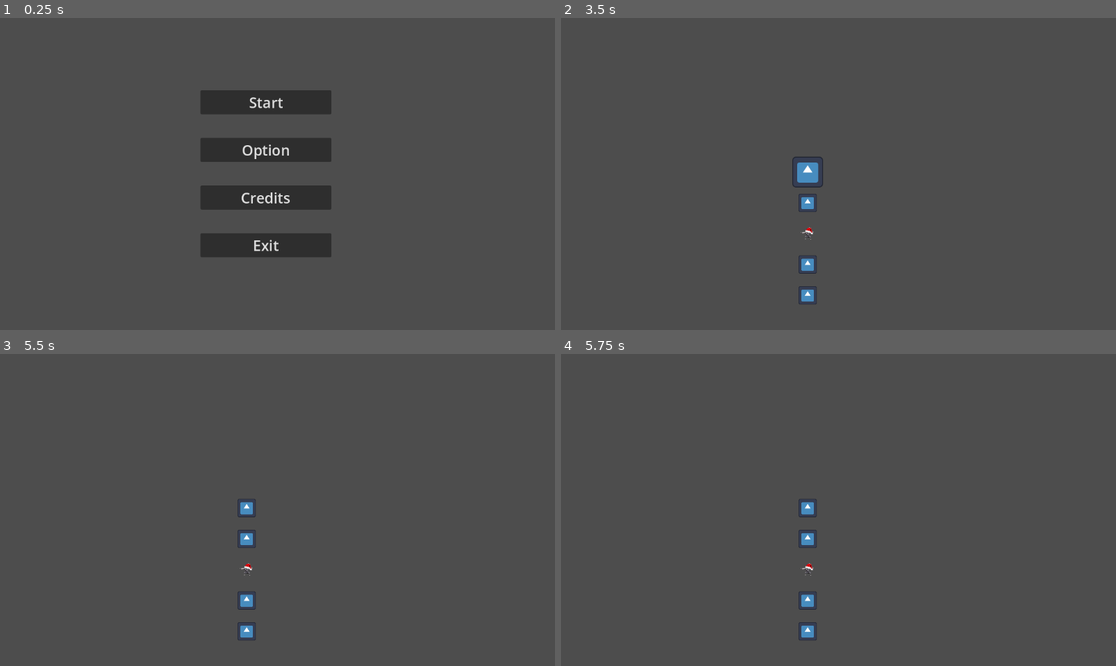
Above: before the commit, frames 1-4 (two rows, left to right).
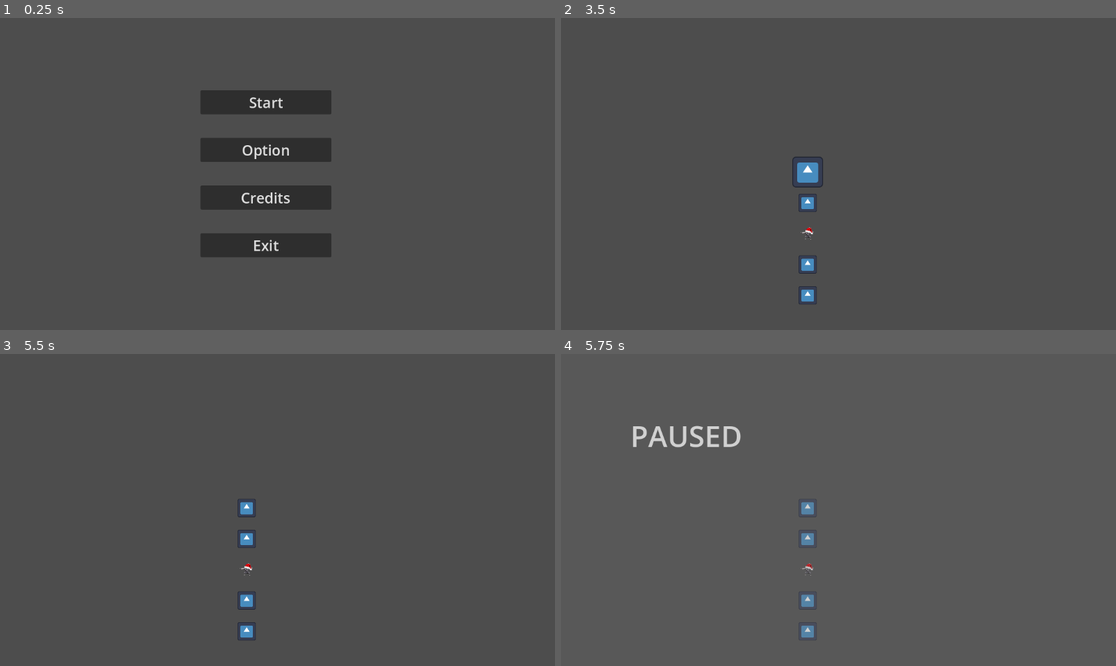
Above: after the commit, the same moments.

Repository: Zapzoop/chritmasgamejam
Game: Godot game, scene res://main_menu/mainmenu.tscn
The game is run twice, just before and just after one commit, with the same random seed, the same clock (stepped at 60 frames per second) and the same inputs. The engine's default icon, where the game draws it, is replaced by a stand-in: a white triangle on a blue panel in a dark square.
Inputs (mouse positions are in pixels of both pictures, inside the frame that each line leads up to):
- Up to frame 1 (0.25 s): no input
- Up to frame 2 (3.5 s): click "Start" at 0.5 s; tap Enter at 1.25 s; move the mouse to (805, 170) at 1.27 s; press the mouse at (805, 170) at 1.28 s; release the mouse at (805, 170) at 2 s; click "Naughty" at 2 s; tap Space at 2.75 s; move the mouse to (805, 170) at 2.77 s; click (805, 170) at 2.85 s
- Up to frame 3 (5.5 s): tap Enter at 3.5, 5 s; move the mouse to (244, 538) at 3.52 s; press the mouse at (244, 538) at 3.53 s; tap Space at 4.25 s; release the mouse at (244, 538) at 4.28 s; click (244, 538) at 4.35 s; move the mouse to (244, 569) at 5.02 s; press the mouse at (244, 569) at 5.03 s
- Up to frame 4 (5.75 s): tap Escape (escape, bound only after the commit) at 5.65 s

Frames 1-3 are identical in both runs. In frame 4, 1.0% of the frame differs, in the area x 12-46%, y 22-91%.

Commit message:
implemented a pause scene

Diff:
--- a/assets/scenes&scripts/child_file.tscn
+++ b/assets/scenes&scripts/child_file.tscn
@@ -28,6 +28,7 @@
 anchors_preset = 15
 anchor_right = 1.0
 anchor_bottom = 1.0
+grow_horizontal = 2
 grow_vertical = 2
 metadata/_edit_use_anchors_ = true
 
--- /dev/null
+++ b/main_menu/paused/paused.gd
@@ -0,0 +1,19 @@
+extends CanvasLayer
+
+var ispaused = false
+# Called when the node enters the scene tree for the first time.
+func _ready():
+	pass # Replace with function body.
+
+
+# Called every frame. 'delta' is the elapsed time since the previous frame.
+func _process(delta):
+	if Input.is_action_just_pressed("escape") and !ispaused:
+		self.visible = true
+		get_tree().paused = true
+		ispaused=true
+	elif Input.is_action_just_pressed("escape") and ispaused:
+
+		self.visible = false
+		ispaused=false
+		get_tree().paused = false
--- /dev/null
+++ b/main_menu/paused/paused.tscn
@@ -0,0 +1,26 @@
+[gd_scene load_steps=2 format=3 uid="uid://3fx7xfhip5wx"]
+
+[ext_resource type="Script" path="res://main_menu/paused/paused.gd" id="1_v6fqh"]
+
+[node name="Paused" type="CanvasLayer"]
+process_mode = 3
+script = ExtResource("1_v6fqh")
+
+[node name="Label" type="Label" parent="."]
+anchors_preset = -1
+anchor_left = 0.125
+anchor_top = 0.197531
+anchor_right = 0.833333
+anchor_bottom = 0.296296
+theme_override_font_sizes/font_size = 60
+text = "PAUSED"
+metadata/_edit_use_anchors_ = true
+
+[node name="ColorRect" type="ColorRect" parent="."]
+anchors_preset = 15
+anchor_right = 1.0
+anchor_bottom = 1.0
+grow_horizontal = 2
+grow_vertical = 2
+color = Color(0.439216, 0.439216, 0.439216, 0.321569)
+metadata/_edit_use_anchors_ = true
--- a/mainlevel/level.gd
+++ b/mainlevel/level.gd
@@ -2,6 +2,9 @@
 
 var child = preload("res://character/child/child.tscn")
 var anvil = preload("res://character/anvil/anvil.tscn")
+
+
+
 @onready var pos1 = $Pos1
 @onready var pos2 = $Pos2
 @onready var pos3 = $Pos3
@@ -13,8 +16,8 @@
 	Global.levelins = self
 
 func fill_pos():
-	for i in range(self.get_child_count()-3): #reducing number of childern
-		var pos = self.get_child(i+1) #adding appropiate index
+	for i in range(5): #reducing number of childern
+		var pos = self.get_child(i+2) #adding appropiate index
 		if i == 2:
 			var child_ins = anvil.instantiate()
 			pos.add_child(child_ins)
@@ -33,6 +36,7 @@
 		child_ins_file.position = Vector2(0,0)
 
 func move():
+	$report.get_child(0).free()
 	reparentall()
 	var child = self.get_children()
 	for i in range(5):
--- a/mainlevel/level.tscn
+++ b/mainlevel/level.tscn
@@ -1,6 +1,7 @@
-[gd_scene load_steps=4 format=3 uid="uid://vuqfwpbiwr2m"]
+[gd_scene load_steps=5 format=3 uid="uid://vuqfwpbiwr2m"]
 
 [ext_resource type="Script" path="res://mainlevel/level.gd" id="1_xguva"]
+[ext_resource type="PackedScene" uid="uid://3fx7xfhip5wx" path="res://main_menu/paused/paused.tscn" id="2_f6qk0"]
 
 [sub_resource type="RectangleShape2D" id="RectangleShape2D_41rdw"]
 size = Vector2(170, 154)
@@ -10,6 +11,9 @@
 
 [node name="Level" type="Node2D"]
 script = ExtResource("1_xguva")
+
+[node name="Paused" parent="." instance=ExtResource("2_f6qk0")]
+visible = false
 
 [node name="report" type="Node2D" parent="."]
 
--- a/project.godot
+++ b/project.godot
@@ -27,3 +27,8 @@
 "events": [Object(InputEventMouseButton,"resource_local_to_scene":false,"resource_name":"","device":-1,"window_id":0,"a …(258 unchanged characters)…
 ]
 }
+escape={
+"deadzone": 0.5,
+"events": [Object(InputEventKey,"resource_local_to_scene":false,"resource_name":"","device":-1,"window_id":0,"alt_pressed":false,"shift_pressed":false,"ctrl_pressed":false,"meta_pressed":false,"pressed":false,"keycode":0,"physical_keycode":4194305,"key_label":0,"unicode":0,"echo":false,"script":null)
+]
+}
Not shown: 2 places in character/child/child.tscn that only renumber resources
